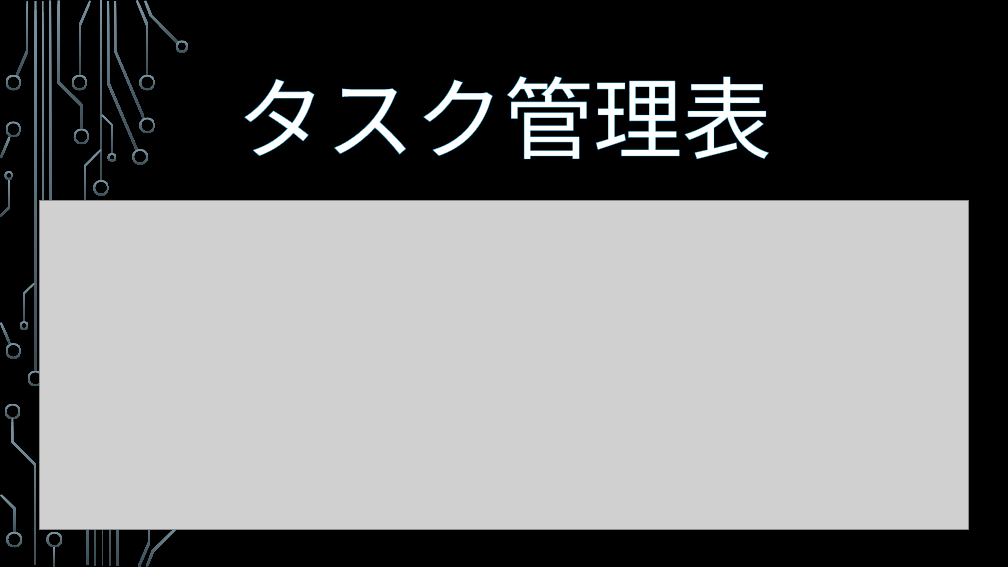
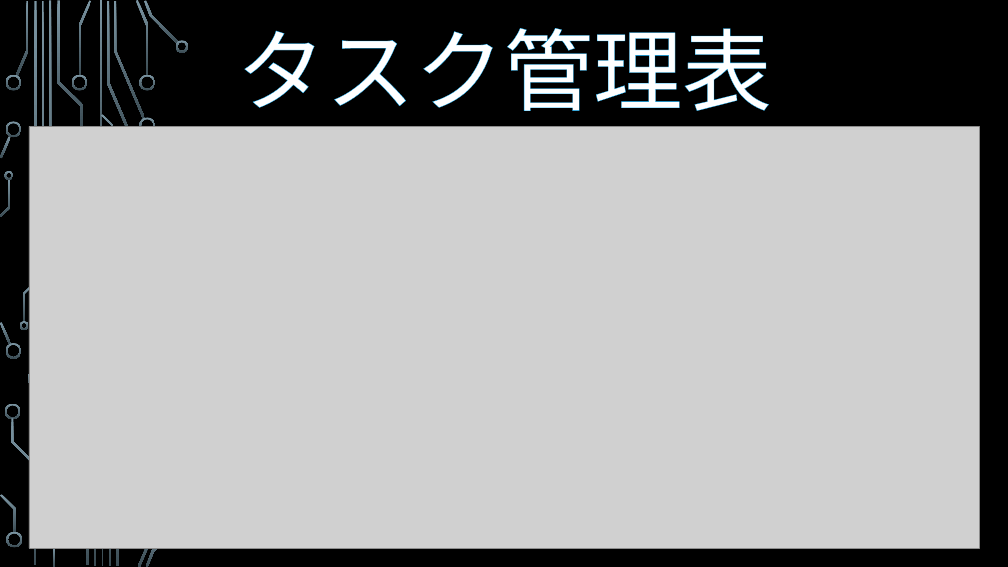
Before and after one commit to Simulaclia/MenuSuggester, a slide deck: slide 5 of doc/ER/献提 -MenuSuggester-.pptx (slide 4 before the commit). Drawn at 1008x567 pixels with LibreOffice and Linux fonts; fonts in the diff are those of the drawing; grey boxes stand for pictures; background and template pictures are left out. Boxes give left, top, right and bottom in pixels: in the first picture for what was removed or moved away, otherwise in the second. Text is boxed around its words. In the diff, an @@ line names an element or a change of style, - is before the commit and + after.

```diff
--- a/doc/ER/献提 -MenuSuggester-.pptx
+++ b/doc/ER/献提 -MenuSuggester-.pptx
@@ text "タスク管理表": place and size @@
-text "タスク管理表" at bbox=[236, 76, 771, 159]
+text "タスク管理表" at bbox=[236, 28, 771, 111]
@@ picture: place and size @@
-picture at bbox=[40, 200, 969, 529]
+picture at bbox=[29, 126, 979, 548]
@@ group removed at bbox=[73, 129, 148, 212]: 5 freeform shapes @@
```
Also in this commit, not shown: 4 other slides changed, 8 slides added, 1 other file.
